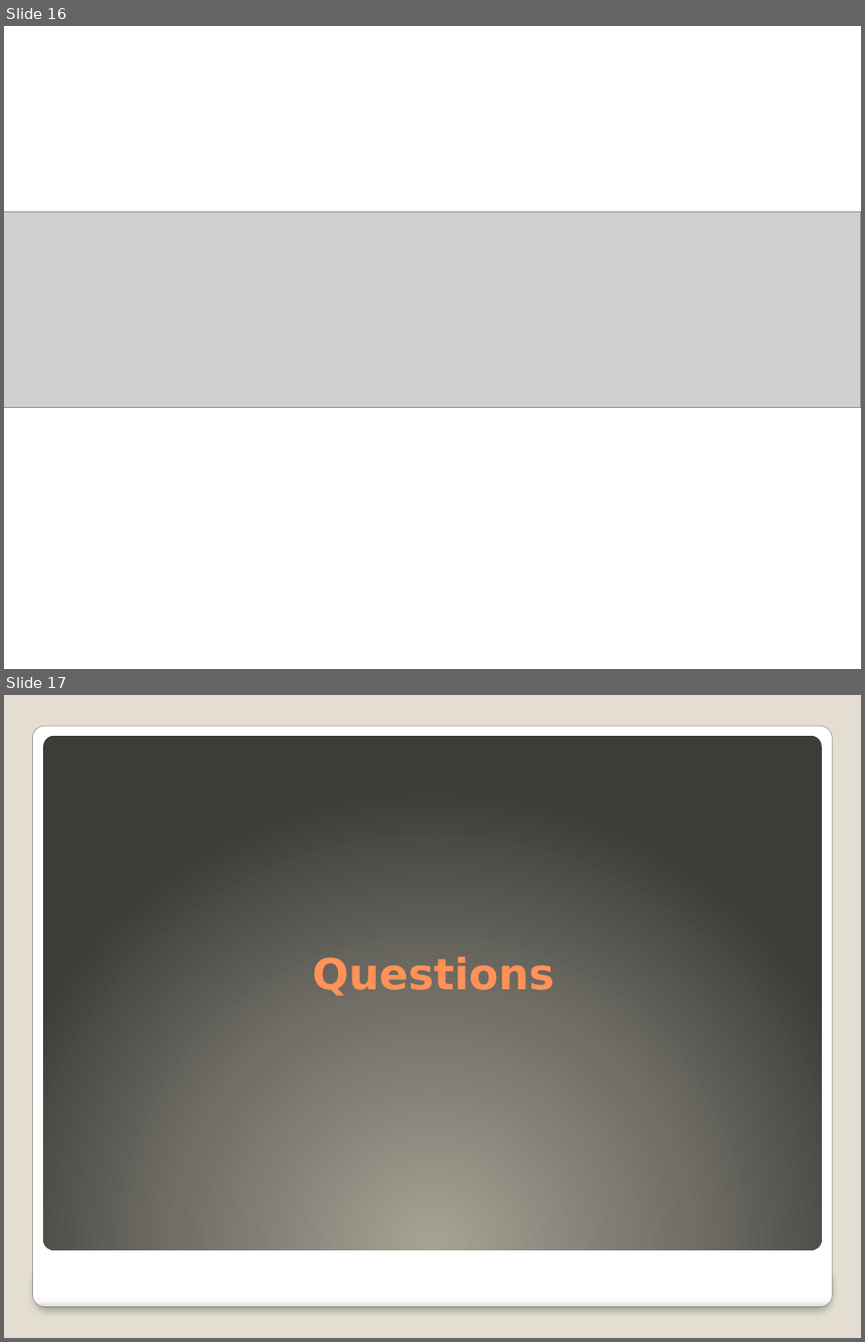
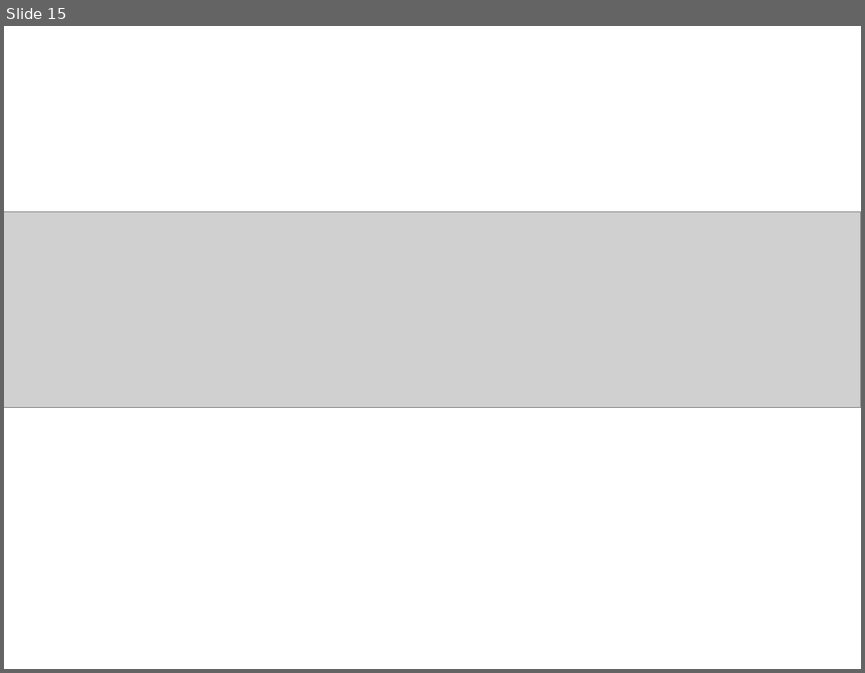
Before and after one commit to jacobsimeon/REST-Services-with-Sinatra-and-iOS, a slide deck: slides.pptx. Shown one above the other, each under a label of ours: slides 16 and 17 before the commit, slide 15 after it. The pictures are 865x1342 and 865x673 pixels, drawn with LibreOffice and Linux fonts; fonts in the diff are those of the drawing; grey boxes stand for pictures. Boxes give left, top, right and bottom in pixels: in the first picture for what was removed or moved away, otherwise in the second. Text is boxed around its words. In the diff, an @@ line names an element or a change of style, - is before the commit and + after.

```diff
--- a/slides.pptx
+++ b/slides.pptx
@@ slide 17 removed at bbox=[4, 695, 861, 1338], background #E3DED1 @@
@@ rounded rectangle removed at bbox=[32, 726, 832, 1307] @@
@@ rounded rectangle removed at bbox=[43, 735, 822, 1249] @@
@@ title removed at bbox=[313, 957, 555, 996] @@
-Questions
@@ rounded rectangle removed at bbox=[34, 1263, 831, 1306] @@
@@ what was slide 16 is now slide 15 @@
```
Also in this commit, not shown: 1 slide added, 1 other slide removed.
